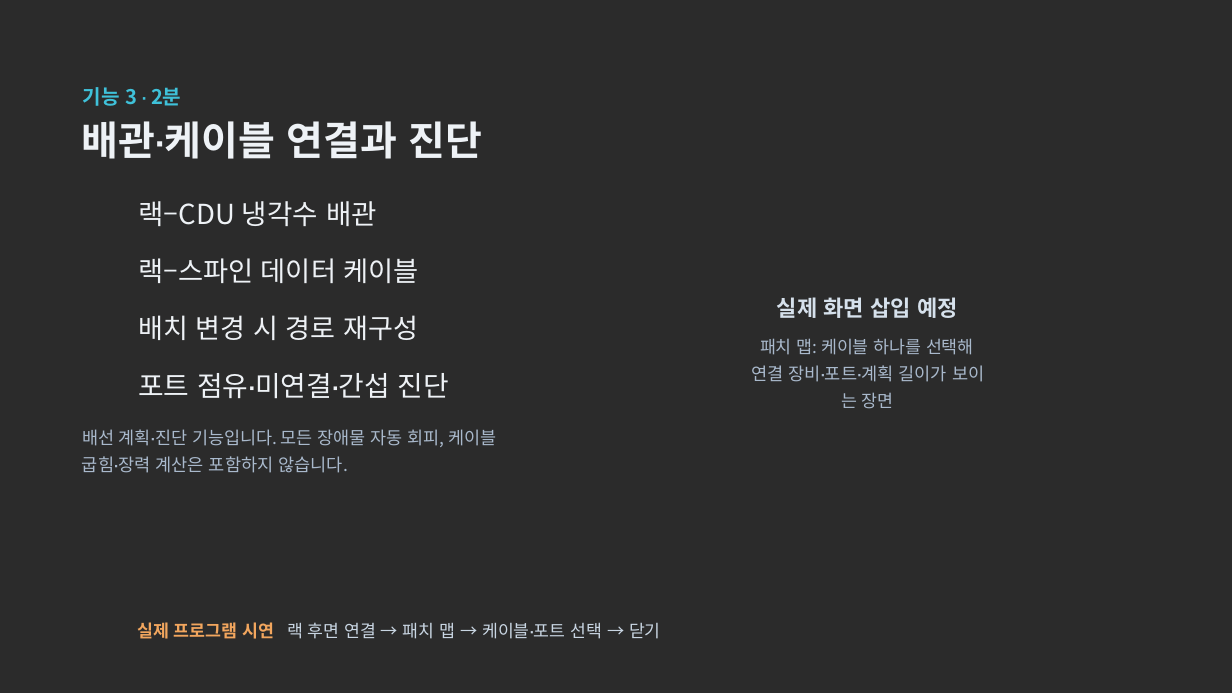
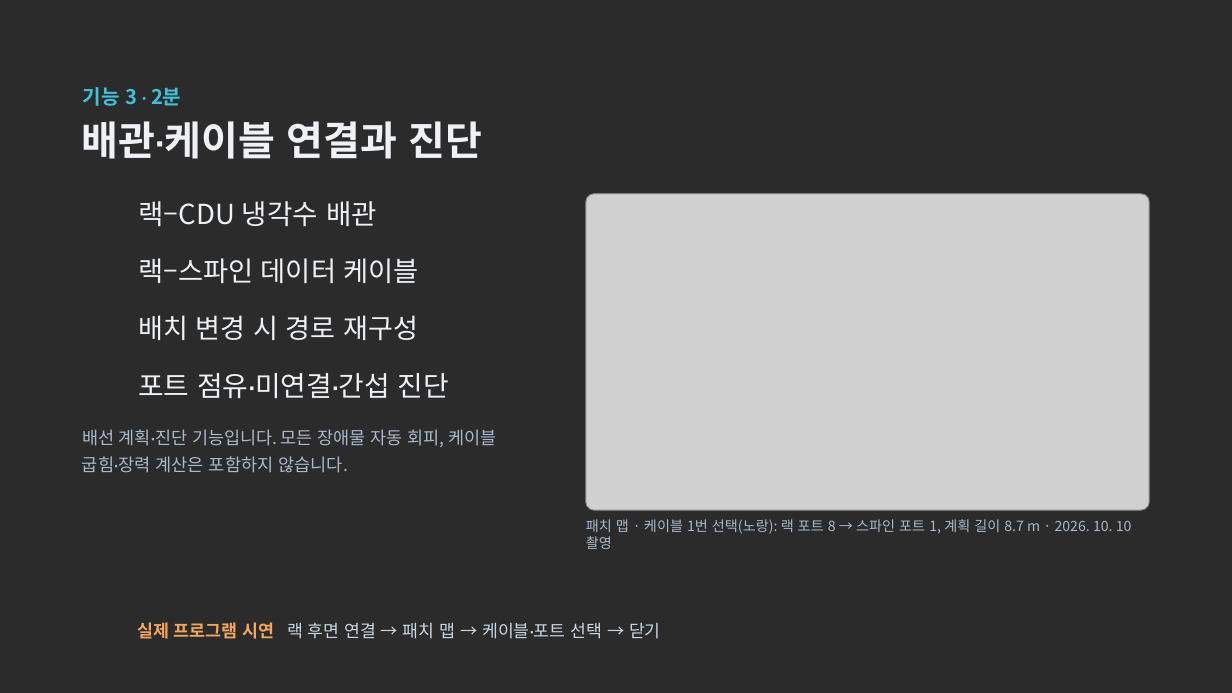
Before and after one commit to dongkimyeon/VRG_TermProj, a slide deck: slide 6 of Presentation/AI 데이터센터 냉각 디지털 트윈 — 중간발표 (편집용).pptx. Drawn at 1232x693 pixels with LibreOffice and Linux fonts; fonts in the diff are those of the drawing; grey boxes stand for pictures; background and template pictures are left out; a plain dark background stands for a picture behind light text. Boxes give left, top, right and bottom in pixels: in the first picture for what was removed or moved away, otherwise in the second. Text is boxed around its words. In the diff, an @@ line names an element or a change of style, - is before the commit and + after.

```diff
--- a/Presentation/AI 데이터센터 냉각 디지털 트윈 — 중간발표 (편집용).pptx
+++ b/Presentation/AI 데이터센터 냉각 디지털 트윈 — 중간발표 (편집용).pptx
@@ picture added at (586, 194, 1150, 510) @@
@@ text removed at (777, 297, 958, 318) @@
-실제 화면 삽입 예정
@@ text removed at (760, 338, 974, 355) @@
-패치 맵: 케이블 하나를 선택해
@@ text removed at (751, 365, 984, 382) @@
-연결 장비·포트·계획 길이가 보이
@@ text removed at (841, 392, 894, 409) @@
-는 장면
@@ text added at (586, 519, 1132, 549), 11 pt, text #A9B9CC @@
+패치 맵 · 케이블 1번 선택(노랑): 랙 포트 8 → 스파인 포트 1, 계획 길이 8.7 m · 2026. 10. 10 촬영
```
Also in this commit, not shown: 4 other slides changed.
